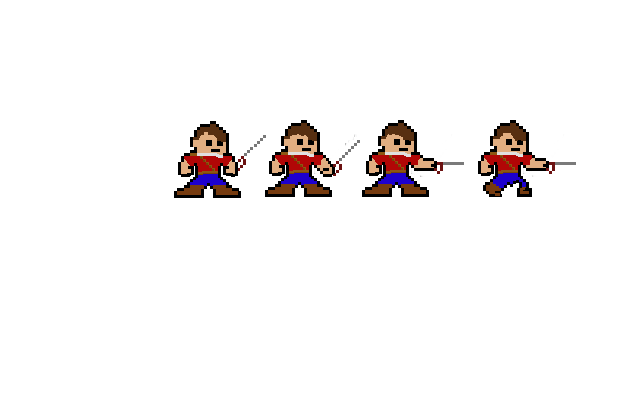
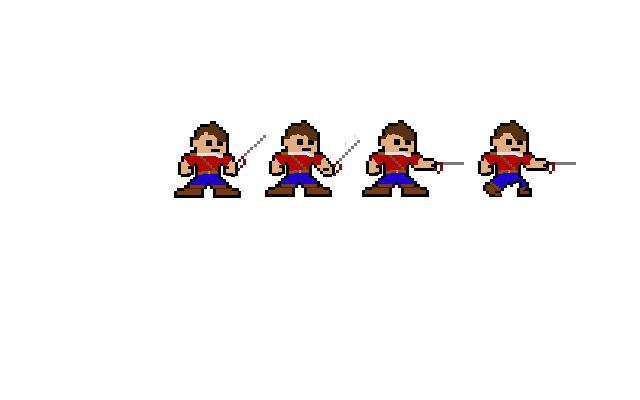
Before/after of a 640x400 layered artwork. What changed in the layer stack:
painted on "CharDesign2swordattack.png" over [left=184, top=170, right=510, bottom=191]
